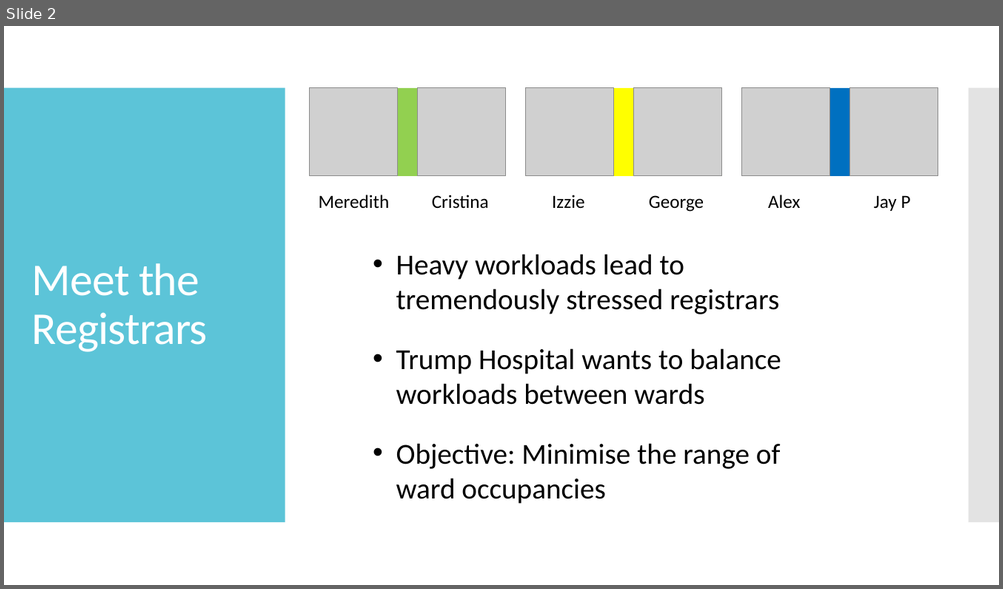
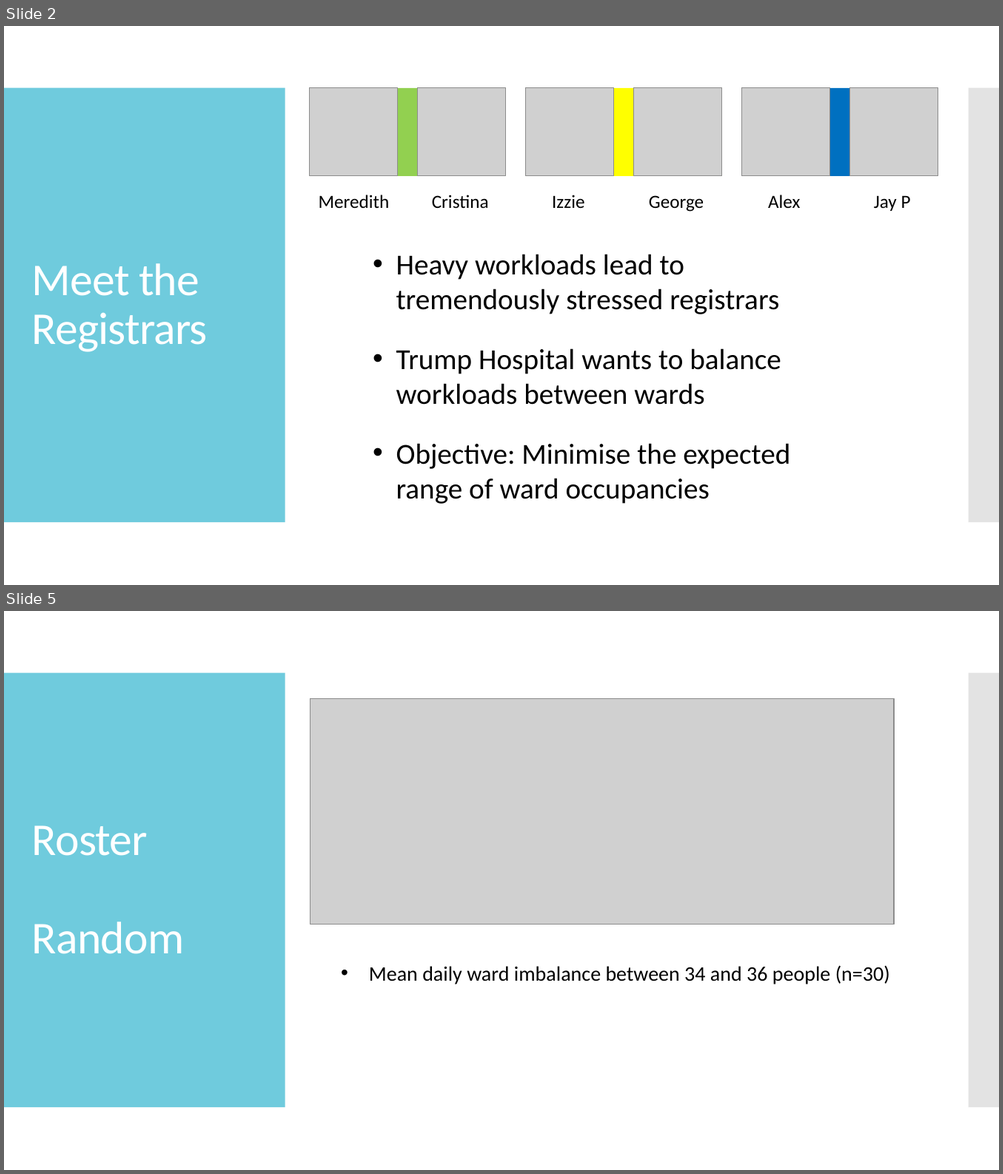
Before and after one commit to loganbwu/ENGSCI-355-Project-1, a slide deck: Presentation/Presentation.pptx. Shown one above the other, each under a label of ours: slide 2 before the commit, slides 2 and 5 after it; the slides between them are not shown. The pictures are 1003x589 and 1003x1174 pixels, drawn with LibreOffice and Linux fonts; fonts in the diff are those of the drawing; grey boxes stand for pictures; background and template pictures are left out. Boxes give left, top, right and bottom in pixels: in the first picture for what was removed or moved away, otherwise in the second. Text is boxed around its words. In the diff, an @@ line names an element or a change of style, - is before the commit and + after.

```diff
--- a/Presentation/Presentation.pptx
+++ b/Presentation/Presentation.pptx
@@ slide 5 added at box(4, 611, 999, 1170), background #FFFFFF; not listed: 2 template elements that a slide beside it also shows @@
@@ picture added at box(310, 698, 893, 924) @@
@@ title added at box(32, 826, 184, 954), 44 pt, text #FFFFFF @@
+Roster
+Random
@@ text added at box(369, 965, 890, 985), 20 pt, text #000000 @@
+• Mean daily ward imbalance between 34 and 36 people (n=30)
@@ slide 2 changed as well @@
@@ rectangle at box(4, 88, 285, 523): fill #40BAD2 at 85% opacity to #40BAD2 at 75% opacity @@
@@ text at box(396, 443, 790, 504): text changed @@
-• Objective: Minimise the range of ward occupancies
+• Objective: Minimise the expected range of ward occupancies
```
Also in this commit, not shown: 1 other slide changed, 5 other slides added, 1 slide removed, 1 other file.
